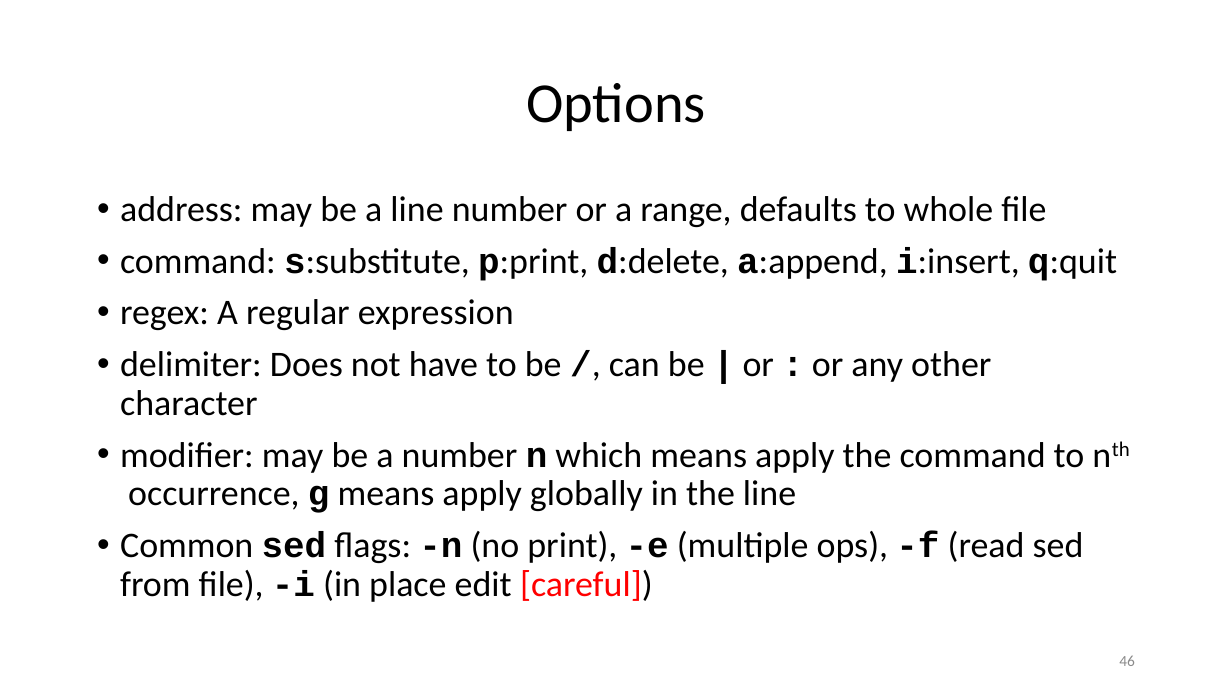
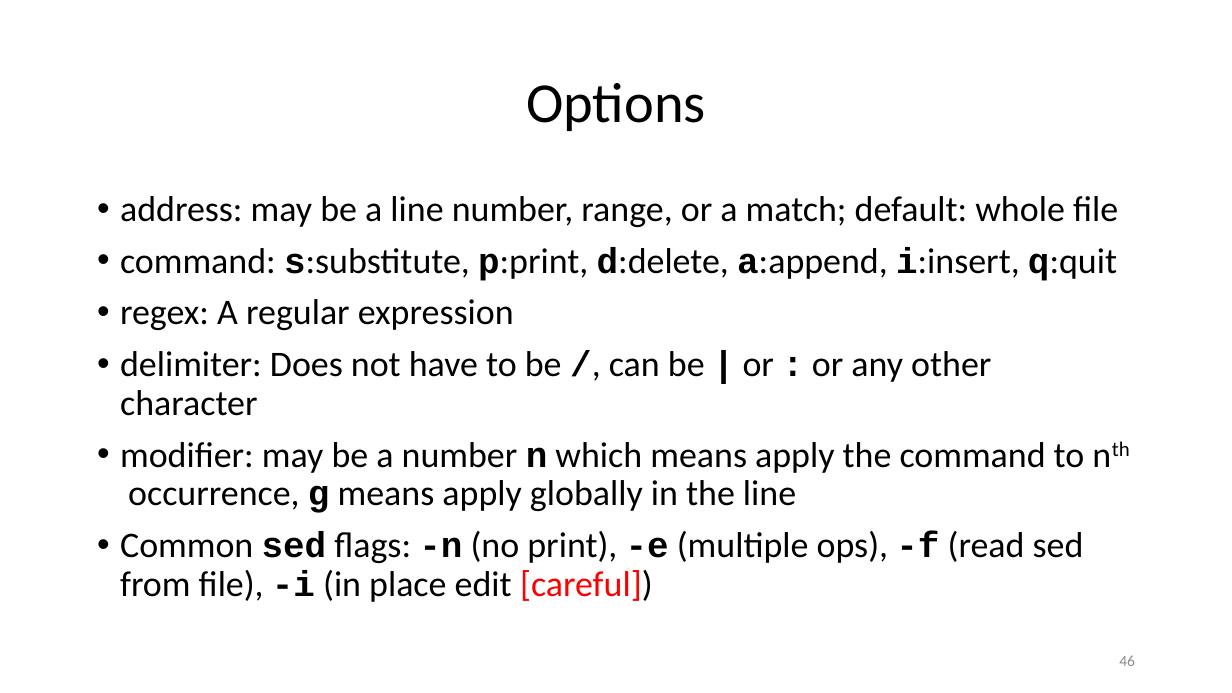
Before and after one commit to ketancmaheshwari/lisa19, a slide deck: slide 46 of lpt_LISA.pptx. Drawn at 1232x693 pixels with LibreOffice and Linux fonts; fonts in the diff are those of the drawing. Boxes give left, top, right and bottom in pixels: in the first picture for what was removed or moved away, otherwise in the second. Text is boxed around its words. In the diff, an @@ line names an element or a change of style, - is before the commit and + after.

```diff
--- a/lpt_LISA.pptx
+++ b/lpt_LISA.pptx
@@ text at [120,196,1118,227]: text changed @@
-• address: may be a line number or a range, defaults to whole file
+• address: may be a line number, range, or a match; default: whole file
```
Also in this commit, not shown: 8 other slides changed.
